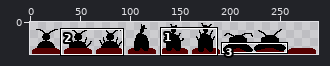
Edited in one commit: sprite sheet (Assets/audience.png). The picture above shows the old version from afar; the outline marks the close-up.
Close-up. Before:
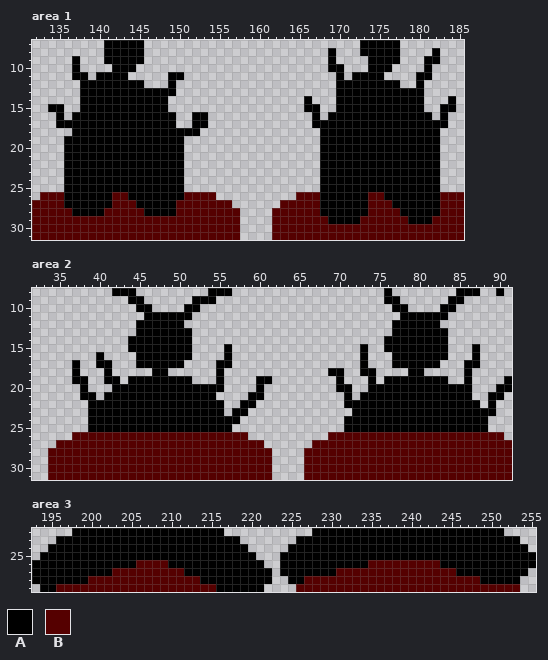
The file is 288x32 pixels. Shown: area 1: x 132..185, y 7..31; area 2: x 32..91, y 8..31; area 3: x 193..255, y 22..29.
Palette (. is transparent): A #000000  B #550000
Pixels before, area 1, first column x 132:
 7 .........AAAAA...........................AAAAA........
 8 .........AAAAA.......................A...AAAAA....A...
 9 .....A...AAAAA.......................A....AAAA...AA...
10 .....A....AAA........................AA...AAA....A....
11 .....AA.AAAA.....AA...................A.AAAA....AA....
12 ......AAAAAAAA...A....................AAAAAAAA..A.....
13 ......AAAAAAAAAAAA....................AAAAAAAAAAA.....
14 ......AAAAAAAAAAA.................A...AAAAAAAAAAA...A.
15 ..AA..AAAAAAAAAAA.................AA..AAAAAAAAAAA..AA.
16 ...A.AAAAAAAAAAAAA..AA.............A.AAAAAAAAAAAAA.A..
17 ...AAAAAAAAAAAAAAA..AA.............AAAAAAAAAAAAAAAAA..
18 .....AAAAAAAAAAAAAAAA...............AAAAAAAAAAAAAAA...
19 ....AAAAAAAAAAAAAAA.................AAAAAAAAAAAAAAA...
20 ....AAAAAAAAAAAAAAA.................AAAAAAAAAAAAAAA...
21 ....AAAAAAAAAAAAAAA.................AAAAAAAAAAAAAAA...
22 ....AAAAAAAAAAAAAAA.................AAAAAAAAAAAAAAA...
23 ....AAAAAAAAAAAAAAA.................AAAAAAAAAAAAAAA...
24 ....AAAAAAAAAAAAAAA.................AAAAAAAAAAAAAAA...
25 ....AAAAAAAAAAAAAAA.................AAAAAAAAAAAAAAA...
26 .BBBAAAAAABBAAAAAAABBBB..........BBBAAAAAABBAAAAAAABBB
27 BBBBAAAAAABBBAAAAABBBBBBB......BBBBBAAAAAABBBAAAAAABBB
28 BBBBBAAAABBBBBAAAABBBBBBBB....BBBBBBAAAAAABBBBAAAAABBB
29 BBBBBBBBBBBBBBBBBBBBBBBBBB....BBBBBBBAAAABBBBBBAAABBBB
30 BBBBBBBBBBBBBBBBBBBBBBBBBB....BBBBBBBBBBBBBBBBBBBBBBBB
31 BBBBBBBBBBBBBBBBBBBBBBBBBB....BBBBBBBBBBBBBBBBBBBBBBBB
Pixels before, area 2, first column x 34:
 8 ........AAA.........AAA...................A........AAA..A.
 9 ..........AA......AAA.....................AA......AA......
10 ...........AA....AA........................AA....AA.......
11 ............AAAAAA..........................AAAAAA........
12 ...........AAAAAA..........................AAAAAA.........
13 ...........AAAAAAA.........................AAAAAAA........
14 ..........AAAAAAAA........................AAAAAAAA........
15 ..........AAAAAAAA....A................A..AAAAAAAA...A....
16 ......A....AAAAAAA....A................A...AAAAAAA...A....
17 ...A..AA...AAAAAA....AA................A...AAAAAA...AA....
18 ...A...A.....AA......A.............AA..AA....AA.....A.....
19 ...AA..AA.AAAAAAAA...A....AA........A...A.AAAAAAAA..A....A
20 ....A...AAAAAAAAAAAAAA....A.........AA..AAAAAAAAAAAAA...AA
21 ....AA.AAAAAAAAAAAAAA....AA..........A.AAAAAAAAAAAAAA..AA.
22 .....AAAAAAAAAAAAAAAAA..AA...........AAAAAAAAAAAAAAAAA.A..
23 .....AAAAAAAAAAAAAAAAA.AA.............AAAAAAAAAAAAAAAAAA..
24 .....AAAAAAAAAAAAAAAAAAA.............AAAAAAAAAAAAAAAAAA...
25 .....AAAAAAAAAAAAAAAAAA..............AAAAAAAAAAAAAAAAAA...
26 ...BBBBBBBBBBBBBBBBBBBBBB..........BBBBBBBBBBBBBBBBBBBBBB.
27 .BBBBBBBBBBBBBBBBBBBBBBBBBB......BBBBBBBBBBBBBBBBBBBBBBBBB
28 BBBBBBBBBBBBBBBBBBBBBBBBBBBB....BBBBBBBBBBBBBBBBBBBBBBBBBB
29 BBBBBBBBBBBBBBBBBBBBBBBBBBBB....BBBBBBBBBBBBBBBBBBBBBBBBBB
30 BBBBBBBBBBBBBBBBBBBBBBBBBBBB....BBBBBBBBBBBBBBBBBBBBBBBBBB
31 BBBBBBBBBBBBBBBBBBBBBBBBBBBB....BBBBBBBBBBBBBBBBBBBBBBBBBB
Pixels before, area 3, first column x 193:
22 .....AAAAAAAAAAAAAAAAAAA...........AAAAAAAAAAAAAAAAAAAAAAAA....
23 ...AAAAAAAAAAAAAAAAAAAAAAA.......AAAAAAAAAAAAAAAAAAAAAAAAAAAA..
24 ..AAAAAAAAAAAAAAAAAAAAAAAAA.....AAAAAAAAAAAAAAAAAAAAAAAAAAAAAA.
25 .AAAAAAAAAAAAAAAAAAAAAAAAAAA...AAAAAAAAAAAAAAAAAAAAAAAAAAAAAAAA
26 AAAAAAAAAAAAABBBBAAAAAAAAAAAA..AAAAAAAAAAABBBBBBBBBAAAAAAAAAAAA
27 AAAAAAAAAABBBBBBBBBAAAAAAAAAAA.AAAAAAABBBBBBBBBBBBBBBAAAAAAAAA.
28 AAAAAAABBBBBBBBBBBBBBAAAAAAAAA..AABBBBBBBBBBBBBBBBBBBBBBAAAAA..
29 .AABBBBBBBBBBBBBBBBBBBBAAAAAA....BBBBBBBBBBBBBBBBBBBBBBBBBBBB..
The same view after the edit:
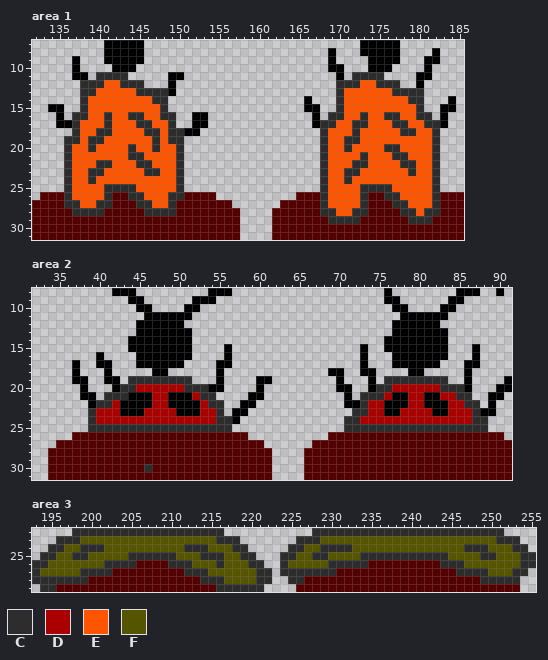
Colours new in this view: C #2d2d2d  D #aa0000  E #ff5500  F #555500
Difference:
Changed rows in their new state; - is an unchanged pixel.
Area 1:
first column x 136:
11 ----CCCC----------------------------CCCC-------
12 --CCCEECCC------------------------CCCEECCC-----
13 --CCEEEEECCCC---------------------CEEEEEECCCC--
14 --CEEEEEEEECC---------------------CEEEEEEEECC--
15 --CEEEEEEEEEC---------------------CEEEEEEEEEC--
16 -CCEECEECCEECC-------------------CCEECEECCEECC-
17 -CEEECEEECCEEC------------------CCEECCEEECCEECC
18 -CEECCEEEECCECC-----------------CEEECEEEEECCEEC
19 CCECCEEEEEECECC-----------------CEECCEEEEEEEEEC
20 CEECEEEECEECEEC-----------------CEECEEEECCEEEEC
21 CEEEEEEECCEEEEC-----------------CEEEECEEECCEEEC
22 CEEECCEEECCEEEC-----------------CEEECCEEEECCEEC
23 CEECCEEEEECCEEC-----------------CEECCEEEEEECEEC
24 CEECEEEEEEEEEEC-----------------CEECEEEEEEEEEEC
25 CEEEECCCCEEEEEC-----------------CEEEECCCCEEEEEC
26 CEEEEC--CCEEECC-----------------CEEEEC--CCEEEEC
27 CCEECC---CCEEC------------------CEEEEC---CCEEEC
28 -CCCC-----CCCC------------------CCEECC----CCECC
29 ---------------------------------CCCC------CCC-
Area 2:
first column x 39:
19 -----CCCCCCCC------------------------CCCCCCCC-----
20 ----CCDDDDDDCCC---------------------CCDDDDDDCCC---
21 --CCC---DD---DCC------------------CCCD--DD--DDCC--
22 -CCD----DD----DCC-----------------CDD---DD---DDCC-
23 CDDD---DDDD---DDC----------------CCDD--DDDD--DDDC-
24 CDDDDDDDDDDDDDDDCC--------------CCDDDDDDDDDDDDDDCC
25 CCCCCCCCCCCCCCCCCC--------------CCCCCCCCCCCCCCCCCC
first column x 46:
30 C
Area 3:
first column x 193:
22 -----CCCCCCCCCCCCCCCCCCC-----------CCCCCCCCCCCCCCCCCCCCCCCC----
23 ---CCCFFFFFFFFFFFFFFFFFCCC-------CCCFFFFFFFFFFFFFFFFFFFFFFCCC--
24 --CCFFCCCFFFFFFFFFFCCCFFFCC-----CCFFCCCCFFFFFFFFFFFFFFCCCFFFCC-
25 -CCFFCCFFFFFCCCCCCFFFCCCFFCC---CCFFCCFFFFCCCCCCCCCCCFFFFCCFFFCC
26 CCFFFFFFFCCCC----CCCFFFCFFFCC--CFFFFFCCCCC---------CCCFFFFFFFCC
27 CFFFFFCCCC---------CCCFFFFFFCC-CCCCCCC---------------CCCCFFFCC-
28 CCCCCCC--------------CCCFFFFCC--CC----------------------CCCCC--
29 -CC--------------------CCCCCC----------------------------------
Changed places in both close-ups, as pixel boxes (x1, y1, x2, y2):
changed: (64, 72, 184, 216)
changed: (320, 72, 440, 224)
changed: (88, 376, 232, 432)
changed: (344, 376, 488, 432)
changed: (144, 464, 152, 472)
changed: (32, 528, 536, 592)
